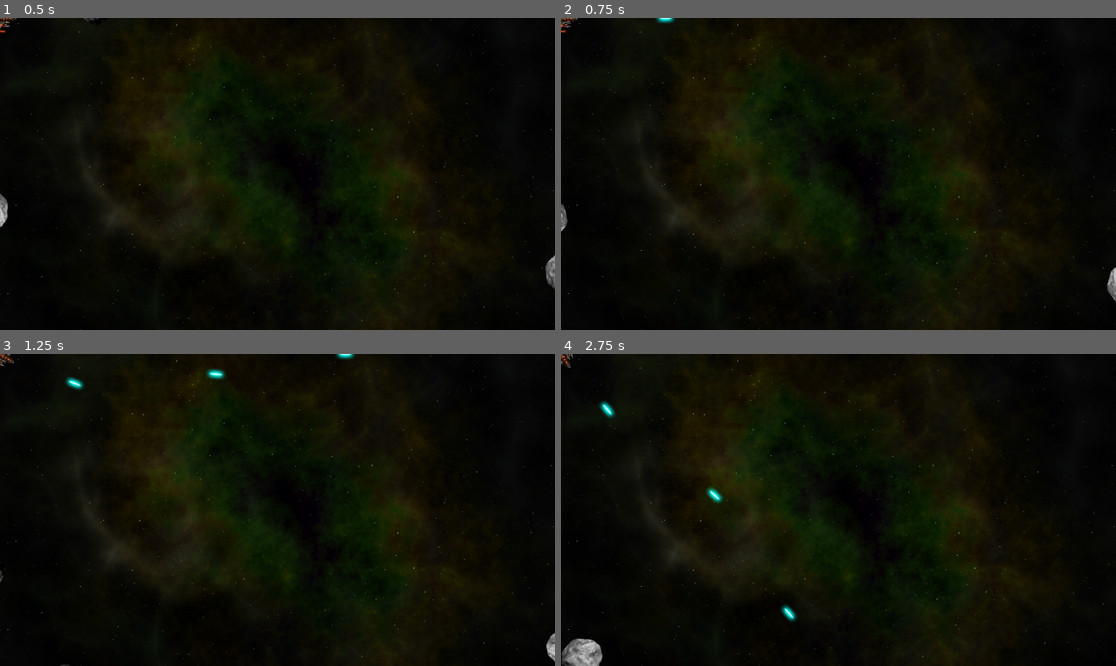
Above: before the commit, frames 1-4 (two rows, left to right).
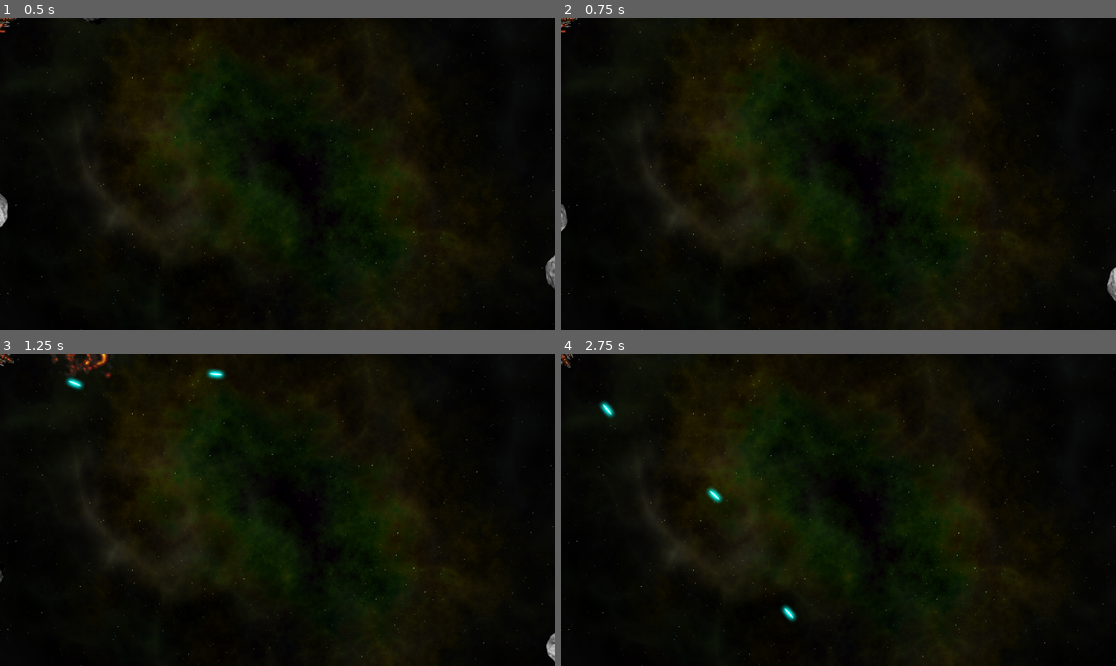
Above: after the commit, the same moments.

Repository: R2Road/book_godot4_game_development_projects
Game: Godot game, scene res://main.tscn
Two runs of this game, one before a commit and one after it. Both use one fixed random seed, a clock stepped at 60 frames per second and the inputs below.
Inputs:
- Up to frame 1 (0.5 s): no input
- Up to frame 2 (0.75 s): hold D (rotate_right) from 0.53 s (still down); hold Space (shoot) from 0.53 s (still down)
- Up to frame 3 (1.25 s): keep holding D (rotate_right); keep holding Space (shoot)
- Up to frame 4 (2.75 s): release D (rotate_right) at 1.28 s; release Space (shoot) at 1.28 s; hold A (rotate_left) 1.28-2.03 s; tap Space (shoot) at 1.35 s; hold D (rotate_right) from 2.03 s (still down); hold Space (shoot) from 2.03 s (still down)

Frame 1 is identical in both runs. In frame 2, less than 0.1% of the frame differs, in the area x 17-21%, y 0-2%; in frame 3, 0.4%; in frame 4, 0.6%, in the area x 0-8%, y 91-100%.
Error before the commit: Invalid call. Nonexistent function 'explode' in base 'RigidBody2D (rock.gd)'. (res://bullet.gd:45)

Commit message:
update script : rock

Diff:
--- a/chapter_3_space_rock/rock.gd
+++ b/chapter_3_space_rock/rock.gd
@@ -1,5 +1,17 @@
 extends RigidBody2D
 
+
+
+#
+#
+#
+signal exploded
+
+
+
+#
+#
+#
 var screensize = Vector2.ZERO
 var size
 var radius
@@ -37,3 +49,16 @@
 
 	linear_velocity = _velocity
 	angular_velocity = randf_range( -PI, PI )
+
+	$Explosion.scale = Vector2.ONE * 0.75 * size
+
+func explode():
+	$CollisionShape2D.set_deferred( "disabled", true )
+	$Sprite2D.hide()
+	$Explosion/AnimationPlayer.play( "explosion" )
+	$Explosion.show()
+	exploded.emit( size, radius, position, linear_velocity )
+	linear_velocity = Vector2.ZERO
+	angular_velocity = 0
+	await $Explosion/AnimationPlayer.animation_finished
+	queue_free()
